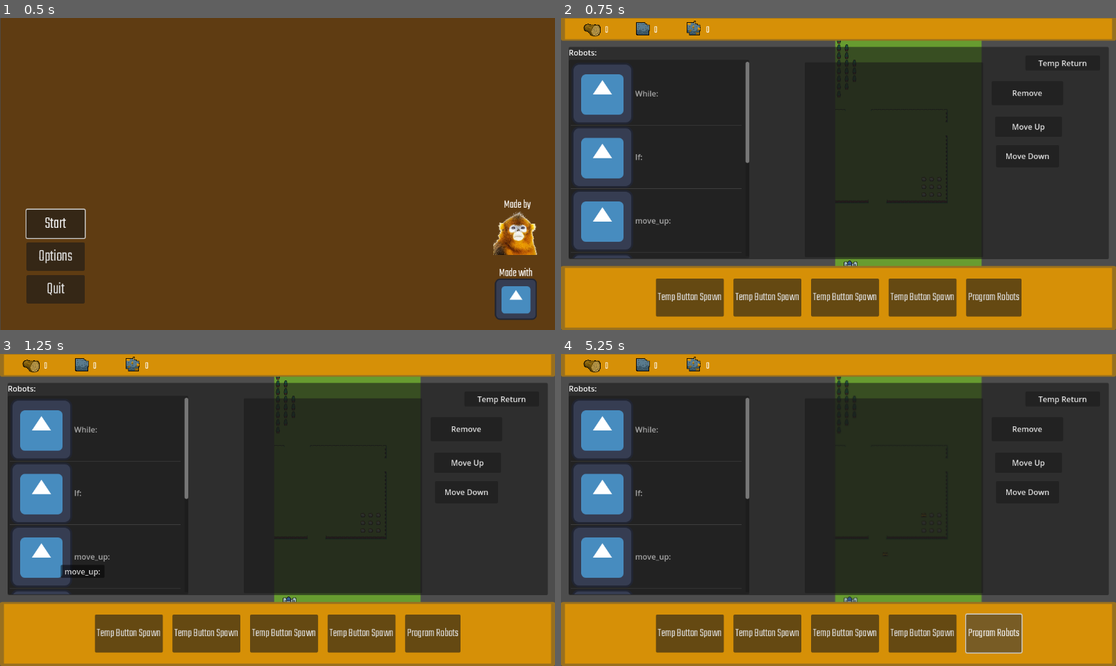
Above: before the commit, frames 1-4 (two rows, left to right).
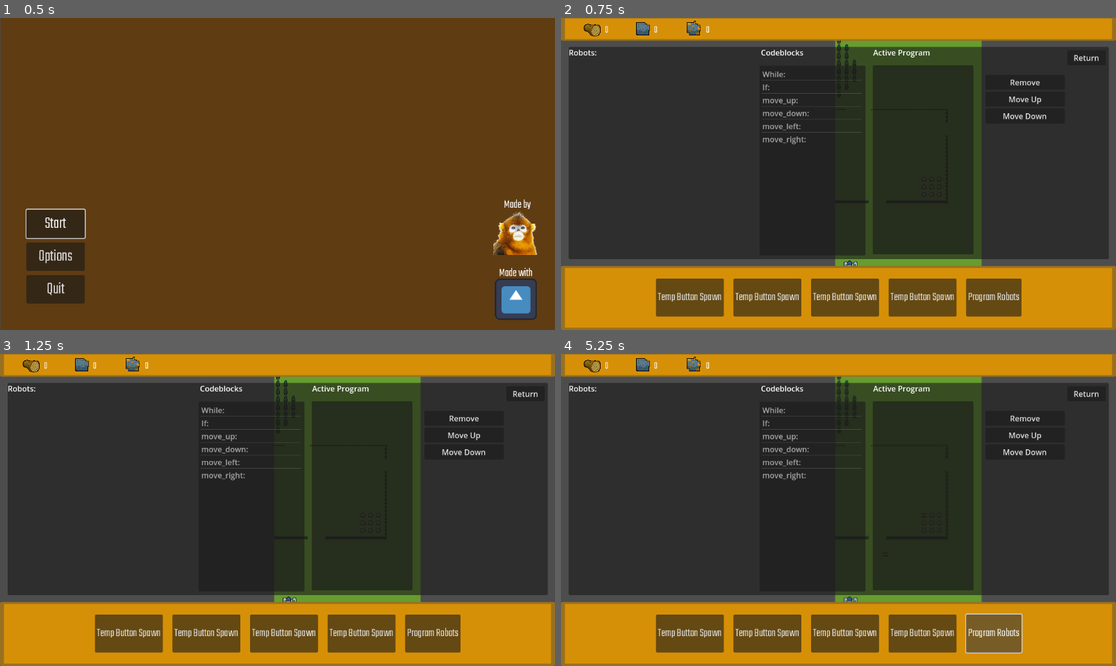
Above: after the commit, the same moments.

Repository: AndreastiUia/BachelorProject
Game: Godot game, scene res://Scenes/menu.tscn
The game is run twice, just before and just after one commit, with the same random seed, the same clock (stepped at 60 frames per second) and the same inputs. The engine's default icon, where the game draws it, is replaced by a stand-in: a white triangle on a blue panel in a dark square.
Inputs:
- Up to frame 1 (0.5 s): no input
- Up to frame 2 (0.75 s): click "Start" at 0.5 s
- Up to frame 3 (1.25 s): no input
- Up to frame 4 (5.25 s): click "Temp Return" (after the commit: "Return") at 1.25 s; click "Temp Button Spawn" at 2 s; click "Temp Button Spawn" at 2.75 s; click "Temp Button Spawn" at 3.5 s; click "Temp Button Spawn" at 4.25 s; click "Program Robots" at 5 s

Frame 1 is identical in both runs. In frame 2, 9.2% of the frame differs, in the area x 2-97%, y 10-78%; in frame 3, 9.3%; in frame 4, 9.2%.

Commit message:
Small tweeks

Diff:
--- a/Scenes/ActiveProgram.gd
+++ b/Scenes/ActiveProgram.gd
@@ -13,7 +13,7 @@
 	var selected_item_text = get_item_text(selected_index)
 
 	if Programs:
-		Programs.add_item(selected_item_text, new_icon, true)
+		Programs.add_item(selected_item_text)
 
 	remove_item(selected_index)
 
--- a/Scenes/Programs.gd
+++ b/Scenes/Programs.gd
@@ -1,6 +1,7 @@
 extends ItemList
 
 var new_icon = preload("res://Sprites/Icons/icon.svg")
+var icon_size = Vector2(16, 16)
 
 # Reference to the second ItemList
 var target_item_list = null
@@ -11,12 +12,12 @@
 	target_item_list = get_parent().get_node("ActiveProgram")
 
 	# Add items to the first ItemList
-	add_item("While: ", new_icon, true)
-	add_item("If: ", new_icon, true)
-	add_item("move_up: ", new_icon, true)
-	add_item("move_down: ", new_icon, true)
-	add_item("move_left: ", new_icon, true)
-	add_item("move_right: ", new_icon, true)
+	add_item("While: ")
+	add_item("If: ")
+	add_item("move_up: ")
+	add_item("move_down: ")
+	add_item("move_left: ")
+	add_item("move_right: ")
 
 
 # Called every frame. 'delta' is the elapsed time since the previous frame.
@@ -30,7 +31,7 @@
 
 	# If the target_item_list is valid, add the selected item to it
 	if target_item_list:
-		target_item_list.add_item(selected_item_text, new_icon, true)
+		target_item_list.add_item(selected_item_text)
 
 	# Remove the selected item from the current ItemList
 	remove_item(index)
--- a/Scenes/programbot.tscn
+++ b/Scenes/programbot.tscn
@@ -101,87 +101,113 @@
 offset_bottom = 498.0
 
 [node name="VBoxContainer" type="VBoxContainer" parent="Panel"]
-layout_mode = 0
-offset_left = 948.0
-offset_top = 18.0
-offset_right = 1103.0
-offset_bottom = 55.0
+layout_mode = 1
+anchors_preset = -1
+anchor_left = 0.923
+anchor_top = 0.016
+anchor_right = 0.995
+anchor_bottom = 0.1
+offset_left = 0.316958
+offset_top = -0.0560003
+offset_right = -0.395072
+offset_bottom = -0.100001
 
 [node name="TempReturn" type="Button" parent="Panel/VBoxContainer"]
 layout_mode = 2
-text = "Temp Return"
+text = "Return"
 
 [node name="Programs" type="ItemList" parent="Panel"]
-layout_mode = 0
-offset_top = 27.0
-offset_right = 375.0
-offset_bottom = 439.0
+layout_mode = 1
+anchors_preset = -1
+anchor_left = 0.353
+anchor_top = 0.088
+anchor_right = 0.55
+anchor_bottom = 0.982
+offset_left = 0.286983
+offset_top = 0.191997
+offset_right = -0.550013
+offset_bottom = -0.0620233
 script = ExtResource("3_tkffs")
 
 [node name="RichTextLabel" type="RichTextLabel" parent="Panel"]
 layout_mode = 1
 anchors_preset = -1
-anchor_left = 0.806
-anchor_top = 0.356
-anchor_right = 0.806
-anchor_bottom = 0.356
-offset_left = -903.526
-offset_top = -156.996
-offset_right = -729.526
-offset_bottom = -116.996
+anchor_right = 0.155
+anchor_bottom = 0.091
+offset_right = 0.244999
+offset_bottom = -0.131002
 text = "Robots:"
 
 [node name="ActiveProgram" type="ItemList" parent="Panel"]
 layout_mode = 1
 anchors_preset = -1
-anchor_left = 0.437
-anchor_top = 0.073
-anchor_right = 0.767
-anchor_bottom = 0.991
-offset_left = 0.122993
-offset_top = -0.193003
-offset_right = 0.192978
-offset_bottom = -0.0310248
+anchor_left = 0.563
+anchor_top = 0.086
+anchor_right = 0.749
+anchor_bottom = 0.977
+offset_left = -0.123026
+offset_top = 0.0739987
+offset_right = 0.370986
+offset_bottom = 0.142975
 script = ExtResource("4_jju46")
 
-[node name="Remove" type="Button" parent="Panel"]
-layout_mode = 1
-anchors_preset = -1
-anchor_left = 0.783
-anchor_top = 0.161
-anchor_right = 0.915
-anchor_bottom = 0.275
-offset_left = 0.256942
-offset_top = -0.00100589
-offset_right = 0.416934
-offset_bottom = -0.170999
+[node name="Control" type="VBoxContainer" parent="Panel"]
+layout_mode = 1
+anchors_preset = -1
+anchor_left = 0.772
+anchor_top = 0.132
+anchor_right = 0.919
+anchor_bottom = 0.735
+offset_left = -0.412017
+offset_top = -0.212
+offset_right = -0.199033
+offset_bottom = -0.135006
+
+[node name="Remove" type="Button" parent="Panel/Control"]
+layout_mode = 2
 text = "Remove"
 
-[node name="Moveup" type="Button" parent="Panel"]
-layout_mode = 1
-anchors_preset = -1
-anchor_left = 0.789
-anchor_top = 0.329
-anchor_right = 0.913
-anchor_bottom = 0.424
-offset_left = 0.530962
-offset_top = -0.0890115
-offset_right = 0.526947
-offset_bottom = 0.0159891
+[node name="Moveup" type="Button" parent="Panel/Control"]
+layout_mode = 2
 text = "Move Up"
 
-[node name="Movedown" type="Button" parent="Panel"]
-layout_mode = 1
-anchors_preset = -1
-anchor_left = 0.792
-anchor_top = 0.469
-anchor_right = 0.908
-anchor_bottom = 0.567
-offset_left = -0.832062
-offset_top = -2.82901
-offset_right = 0.131942
-offset_bottom = -0.0470139
+[node name="Movedown" type="Button" parent="Panel/Control"]
+layout_mode = 2
 text = "Move Down"
+
+[node name="Robots" type="VBoxContainer" parent="Panel"]
+layout_mode = 1
+anchors_preset = -1
+anchor_top = 0.07
+anchor_right = 0.141
+anchor_bottom = 1.0
+offset_left = 2.0
+offset_top = 0.13
+offset_right = -0.0610029
+offset_bottom = -3.0
+
+[node name="Codeblocks" type="RichTextLabel" parent="Panel"]
+layout_mode = 1
+anchors_preset = -1
+anchor_left = 0.356
+anchor_right = 0.547
+anchor_bottom = 0.091
+offset_left = -0.0760069
+offset_right = -0.187057
+offset_bottom = -0.131002
+text = "Codeblocks
+"
+
+[node name="RichTextLabel2" type="RichTextLabel" parent="Panel"]
+layout_mode = 1
+anchors_preset = -1
+anchor_left = 0.564
+anchor_right = 0.747
+anchor_bottom = 0.091
+offset_left = -0.244012
+offset_right = -0.387043
+offset_bottom = -0.131002
+text = "Active Program"
 
 [node name="AnimationPlayer" type="AnimationPlayer" parent="."]
 libraries = {
@@ -191,6 +217,6 @@
 [connection signal="pressed" from="Panel/VBoxContainer/TempReturn" to="." method="_on_temp_return_pressed"]
 [connection signal="item_selected" from="Panel/Programs" to="Panel/Programs" method="_on_item_selected"]
 [connection signal="item_selected" from="Panel/ActiveProgram" to="Panel/ActiveProgram" method="_on_item_selected"]
-[connection signal="pressed" from="Panel/Remove" to="Panel/ActiveProgram" method="_on_button_pressed"]
-[connection signal="pressed" from="Panel/Moveup" to="Panel/ActiveProgram" method="_on_moveup_pressed"]
-[connection signal="pressed" from="Panel/Movedown" to="Panel/ActiveProgram" method="_on_movedown_pressed"]
+[connection signal="pressed" from="Panel/Control/Remove" to="Panel/ActiveProgram" method="_on_button_pressed"]
+[connection signal="pressed" from="Panel/Control/Moveup" to="Panel/ActiveProgram" method="_on_moveup_pressed"]
+[connection signal="pressed" from="Panel/Control/Movedown" to="Panel/ActiveProgram" method="_on_movedown_pressed"]
